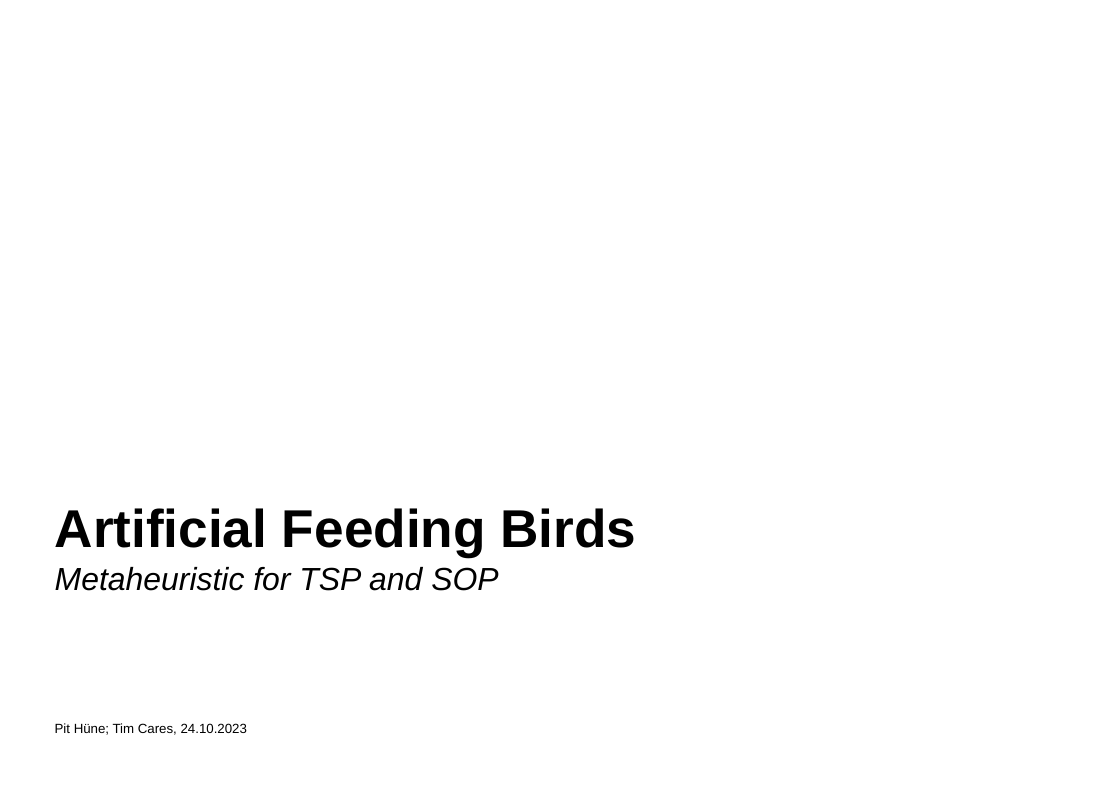
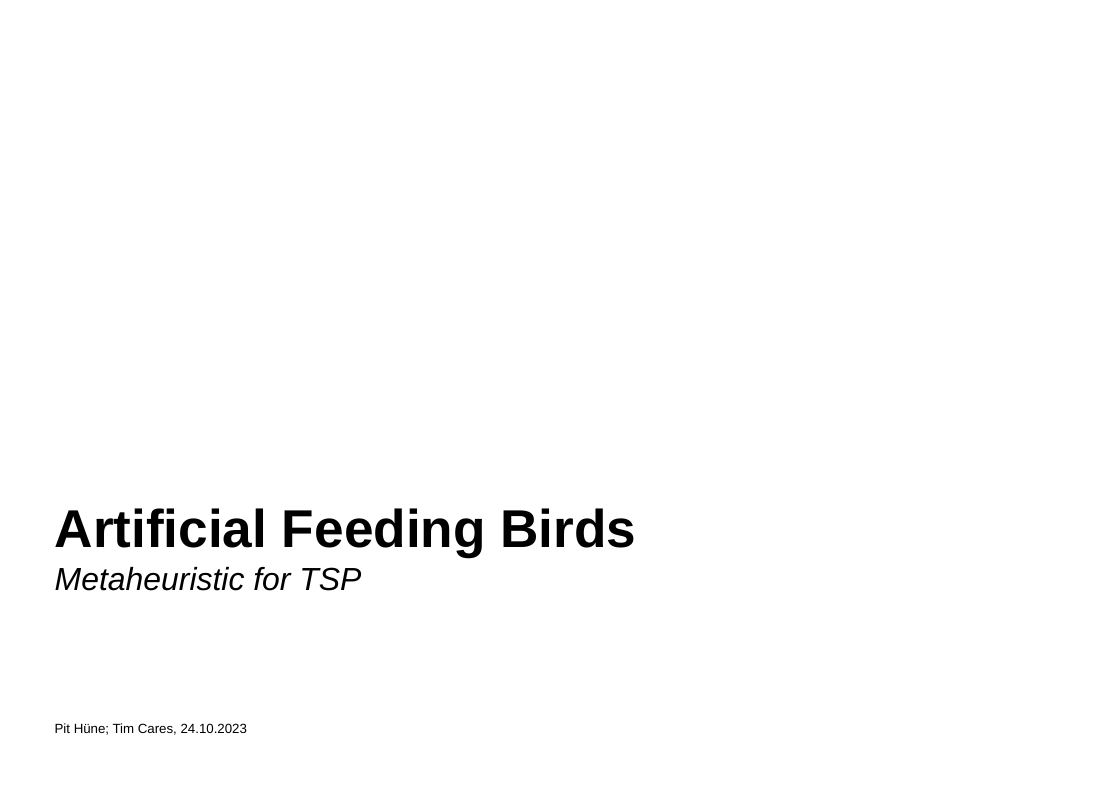
Before and after one commit to TimCares/AFB-Metaheuristic, a slide deck: slide 1 of doc/algorithm.pptx. Drawn at 1120x792 pixels with LibreOffice and Linux fonts; fonts in the diff are those of the drawing; background and template pictures are left out. Boxes give left, top, right and bottom in pixels: in the first picture for what was removed or moved away, otherwise in the second. Text is boxed around its words. In the diff, an @@ line names an element or a change of style, - is before the commit and + after.

```diff
--- a/doc/algorithm.pptx
+++ b/doc/algorithm.pptx
@@ subtitle at <box>55,567,361,591</box>: text changed @@
-Metaheuristic for TSP and SOP
+Metaheuristic for TSP
```
Also in this commit, not shown: 7 other slides changed, 2 slides removed, 1 other file.
